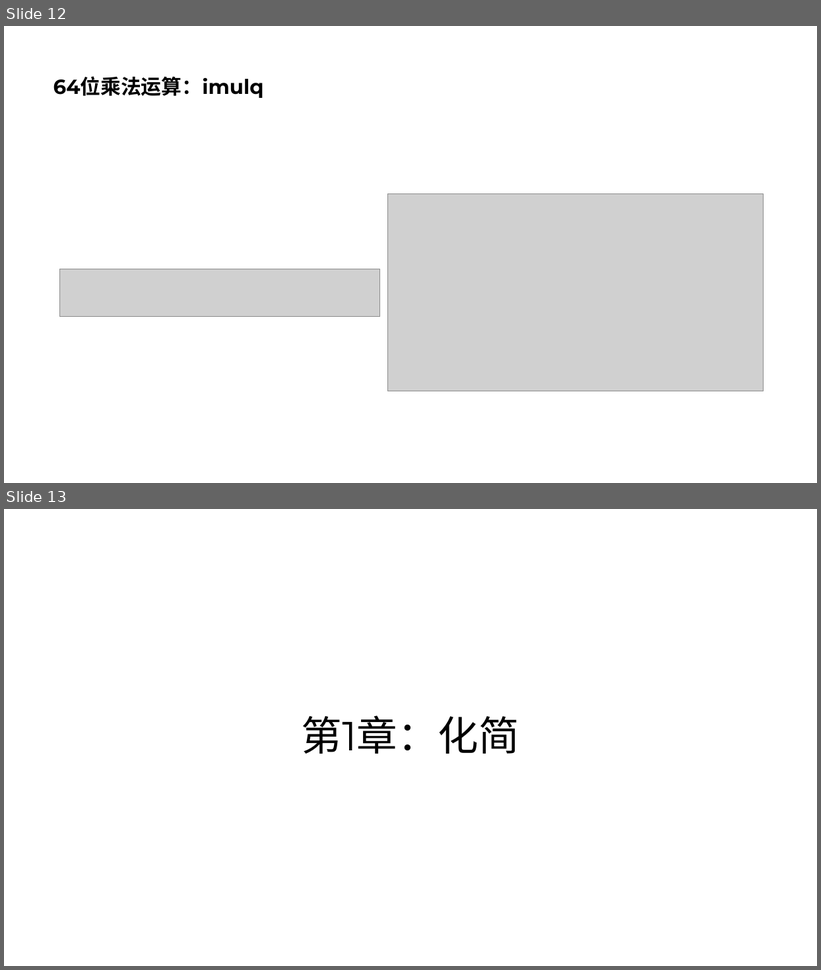
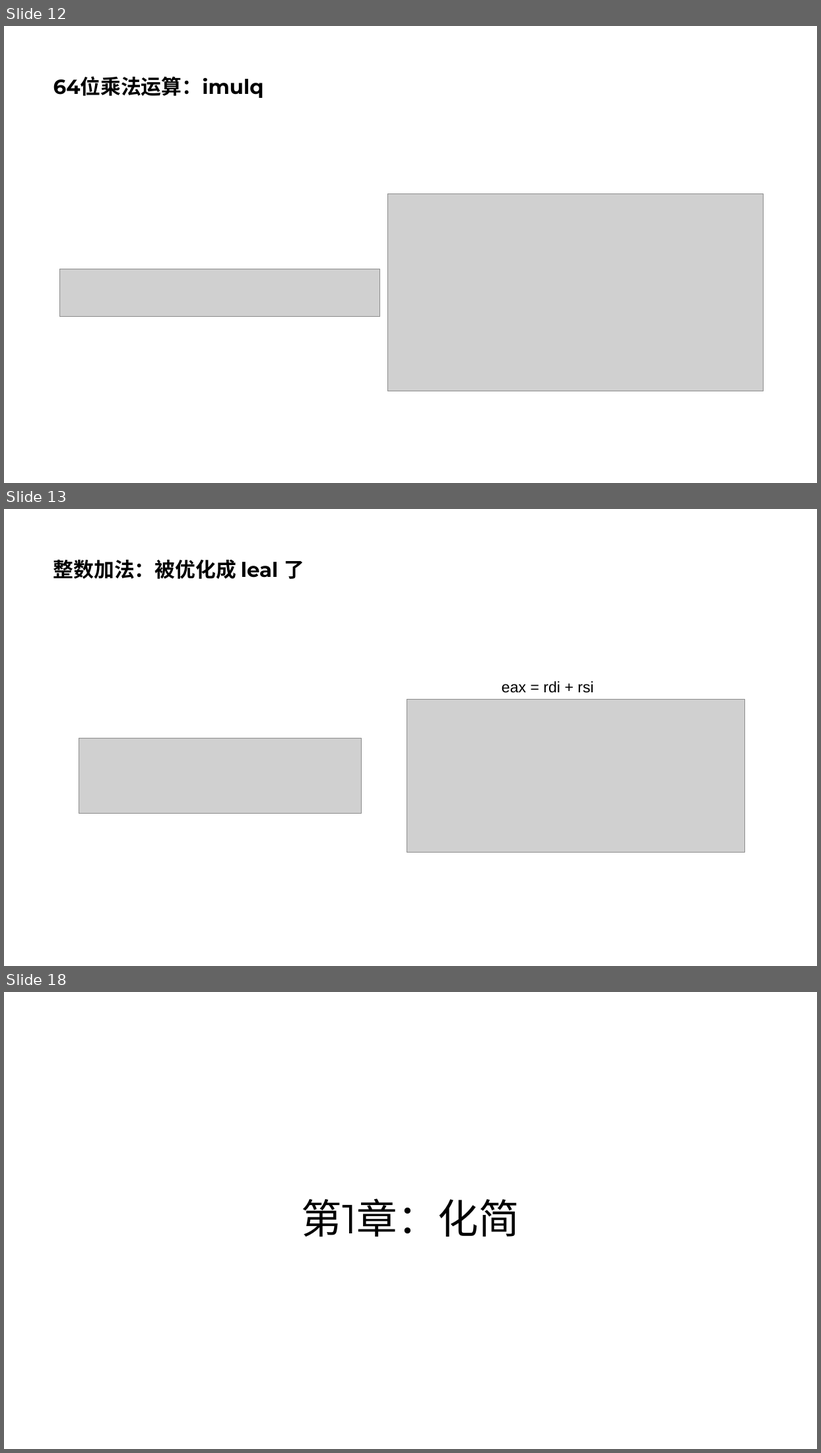
Before and after one commit to parallel101/course, a slide deck: 04/slides.pptx. Shown one above the other, each under a label of ours: slides 12 and 13 before the commit, slides 12, 13 and 18 after it; the slides between them are not shown. The pictures are 821x970 and 821x1453 pixels, drawn with LibreOffice and Linux fonts; fonts in the diff are those of the drawing; grey boxes stand for pictures. Boxes give left, top, right and bottom in pixels: in the first picture for what was removed or moved away, otherwise in the second. Text is boxed around its words. In the diff, an @@ line names an element or a change of style, - is before the commit and + after.

```diff
--- a/04/slides.pptx
+++ b/04/slides.pptx
@@ slide 13 added at (4,509,817,966), background #FFFFFF @@
@@ title added at (54,559,304,579), 24 pt, text #000000, bold @@
+整数加法：被优化成 leal 了
@@ text added at (502,681,593,693), 18 pt, text #000000 @@
+eax = rdi + rsi
@@ picture added at (407,699,745,852) @@
@@ picture added at (79,739,362,813) @@
@@ what was slide 13 is now slide 18 @@
```
Also in this commit, not shown: 1 slide changed, 11 other slides added, 31 other files.
